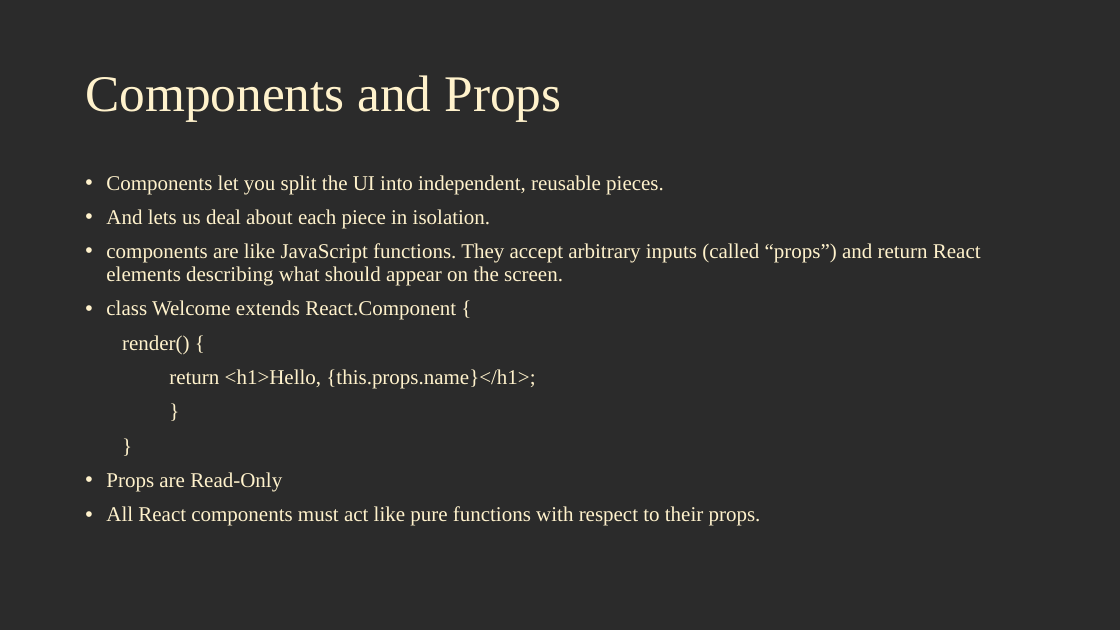
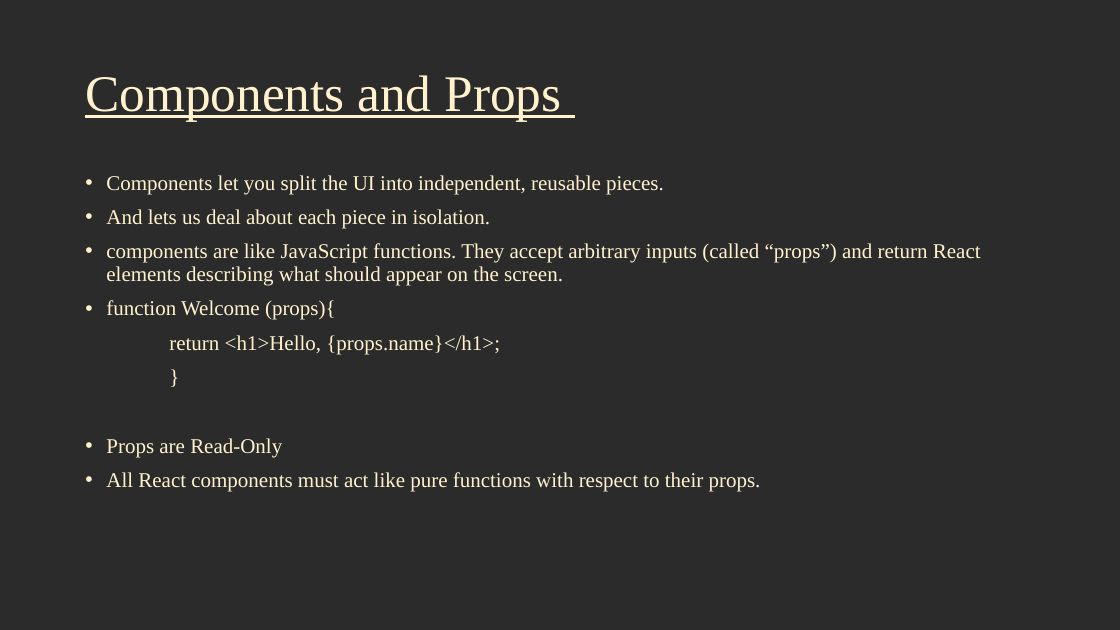
Before and after one commit to jscodebit/react_project, a slide deck: slide 16 of React Workshop.pptx (slide 8 before the commit). Drawn at 1120x630 pixels with LibreOffice and Linux fonts; fonts in the diff are those of the drawing; background and template pictures are left out; a plain dark background stands for a picture behind light text. Boxes give left, top, right and bottom in pixels: in the first picture for what was removed or moved away, otherwise in the second. Text is boxed around its words. In the diff, an @@ line names an element or a change of style, - is before the commit and + after.

```diff
--- a/React Workshop.pptx
+++ b/React Workshop.pptx
@@ title "Components and Props" at [85,75,561,121]: underline on @@
@@ text at [106,175,981,492]: less space between paragraphs @@
@@ text at [106,300,500,354]: text changed @@
-• class Welcome extends React.Component {
-render() {
-return <h1>Hello, {this.props.name}</h1>;
-}
+• function Welcome (props){
+return <h1>Hello, {props.name}</h1>;
```
Also in this commit, not shown: 8 other slides changed, 15 slides added, 1 slide removed, 6 other files.
